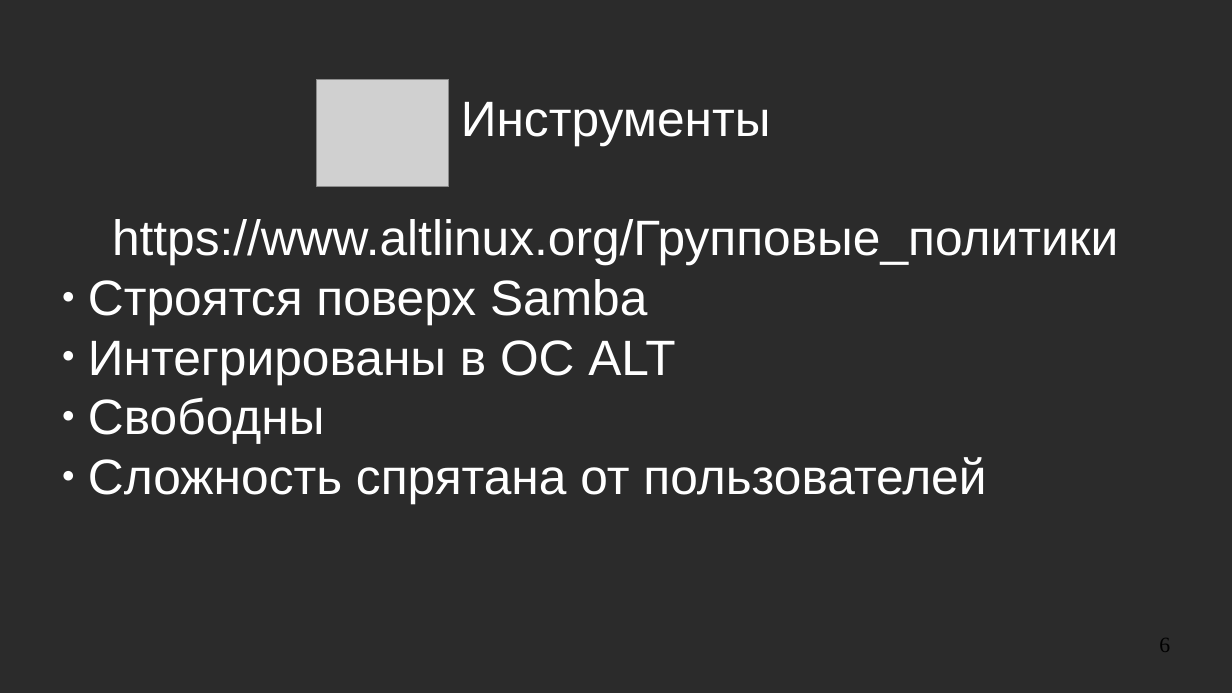
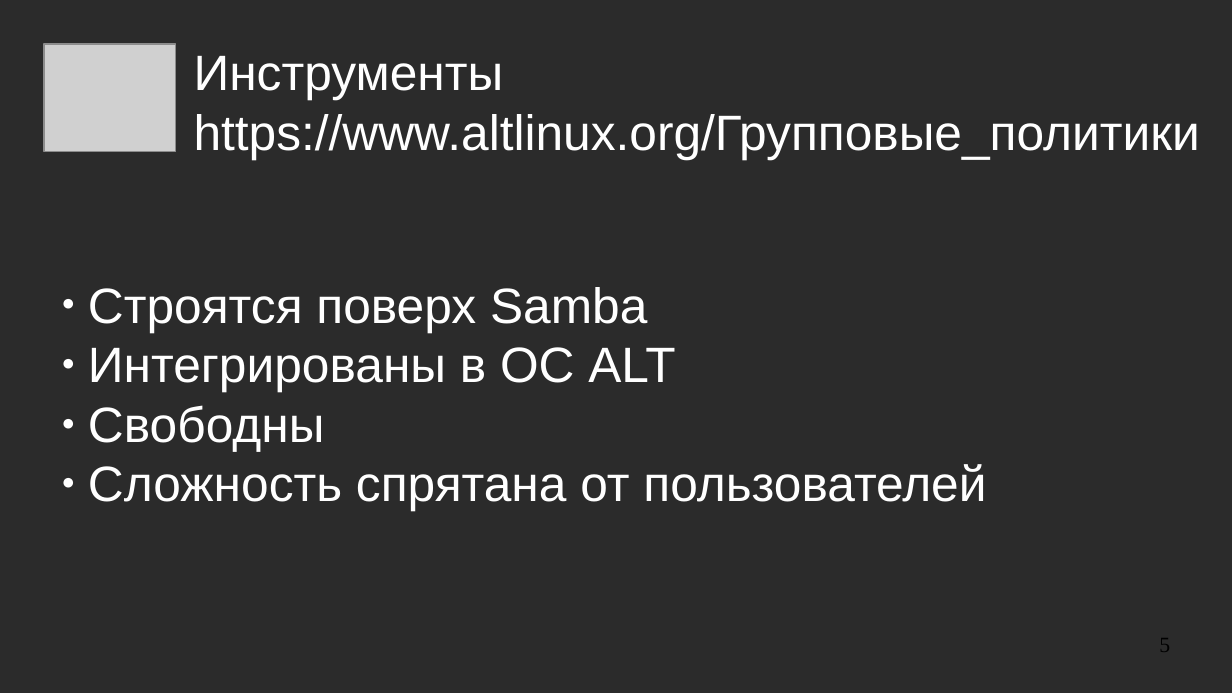
Before and after one commit to NIR-Ginko/presentations, a slide deck: slide 5 of 2020-11-05 Group Policies in ALT/abstract.odp (slide 6 before the commit). Drawn at 1232x693 pixels with LibreOffice and Linux fonts; fonts in the diff are those of the drawing; grey boxes stand for pictures; background and template pictures are left out; a plain dark background stands for a picture behind light text. Boxes give left, top, right and bottom in pixels: in the first picture for what was removed or moved away, otherwise in the second. Text is boxed around its words. In the diff, an @@ line names an element or a change of style, - is before the commit and + after.

```diff
--- a/2020-11-05 Group Policies in ALT/abstract.odp
+++ b/2020-11-05 Group Policies in ALT/abstract.odp
@@ picture: place and size @@
-picture at (316, 79, 448, 187)
+picture at (44, 44, 176, 151)
@@ title added at (194, 56, 1200, 159), 32 pt, text #FFFFFF @@
+Инструменты
+https://www.altlinux.org/Групповые_политики
@@ subtitle at (112, 102, 1118, 265): paragraphs removed @@
-Инструменты
-https://www.altlinux.org/Групповые_политики
@@ subtitle "Строятся поверх Samba": place and size @@
-subtitle "Строятся поверх Samba" at (88, 102, 1118, 503)
+subtitle "Строятся поверх Samba" at (88, 287, 986, 511)
@@ page number at (1159, 638, 1170, 651): text changed @@
-6
+5
```
Also in this commit, not shown: 4 other slides changed, 1 slide removed.
